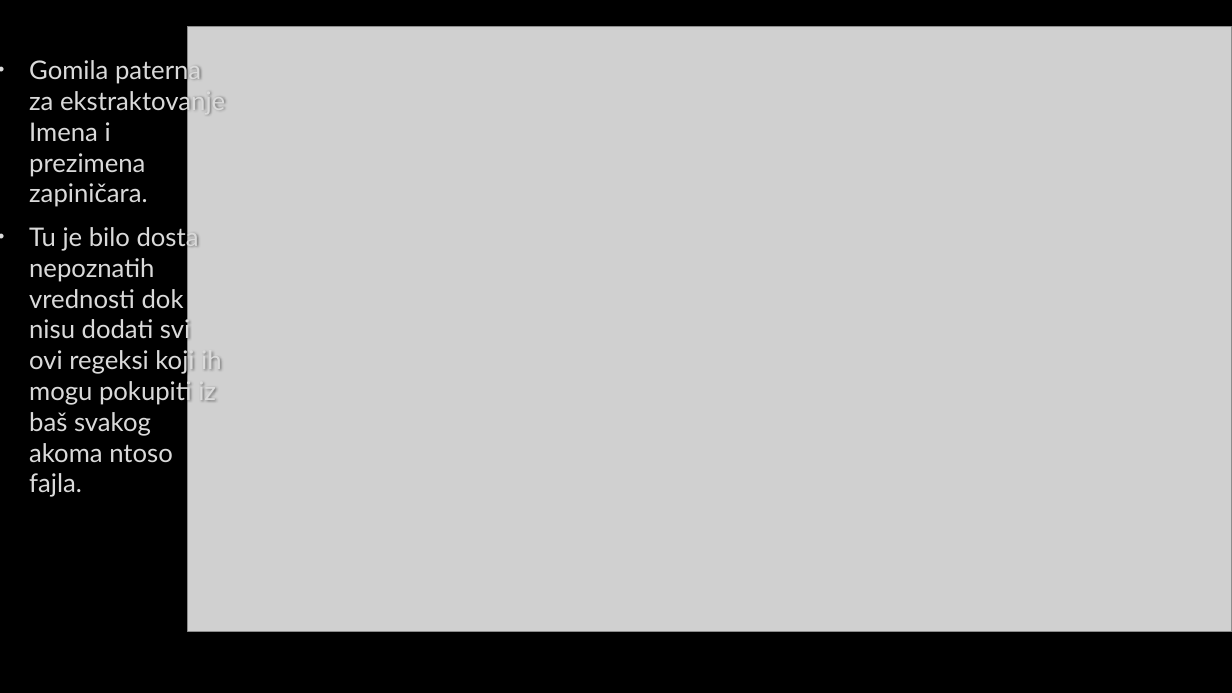
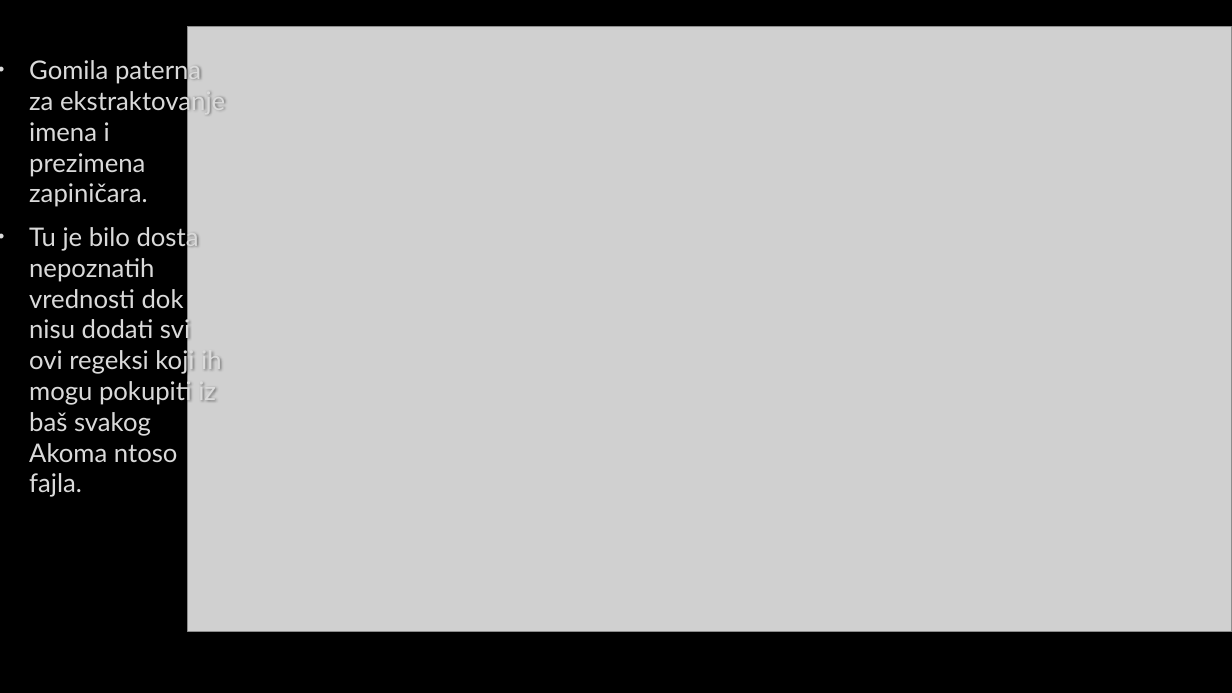
Before and after one commit to urospetraskovic/PravnaInformatikaTeam8, a slide deck: slide 10 of Project/Prezentacija.pptx. Drawn at 1232x693 pixels with LibreOffice and Linux fonts; fonts in the diff are those of the drawing; grey boxes stand for pictures; background and template pictures are left out. Boxes give left, top, right and bottom in pixels: in the first picture for what was removed or moved away, otherwise in the second. Text is boxed around its words. In the diff, an @@ line names an element or a change of style, - is before the commit and + after.

```diff
--- a/Project/Prezentacija.pptx
+++ b/Project/Prezentacija.pptx
@@ text at (29, 57, 225, 497): text changed @@
-• Gomila paterna za ekstraktovanje Imena i prezimena zapiničara.
-• Tu je bilo dosta nepoznatih vrednosti dok nisu dodati svi ovi regeksi koji ih mogu pokupiti iz baš svakog akoma ntoso fajla.
+• Gomila paterna za ekstraktovanje imena i prezimena zapiničara.
+• Tu je bilo dosta nepoznatih vrednosti dok nisu dodati svi ovi regeksi koji ih mogu pokupiti iz baš svakog Akoma ntoso fajla.
```
Also in this commit, not shown: 44 other slides changed.
